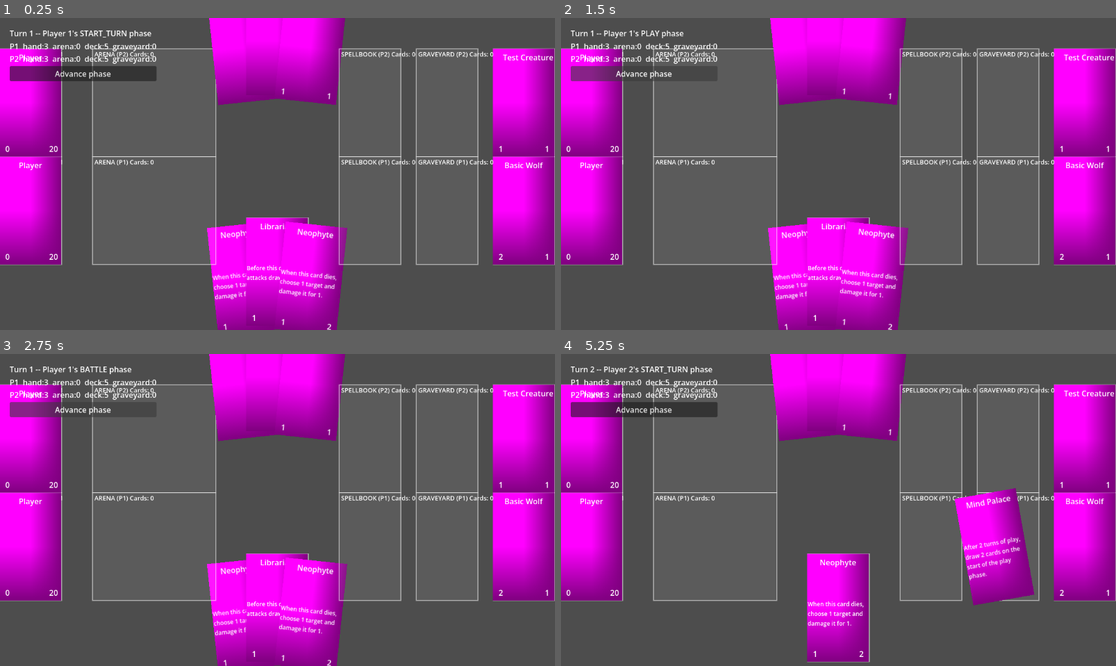
Above: before the commit, frames 1-4 (two rows, left to right).
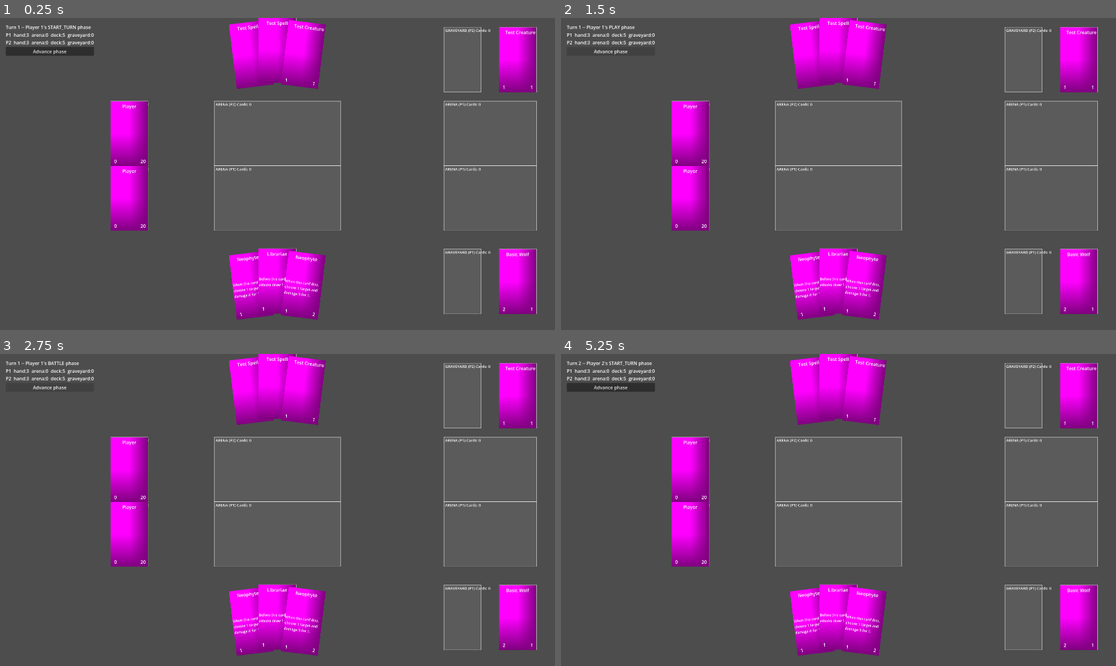
Above: after the commit, the same moments.

Repository: KT0mi/KT0mi_Card_Game_Godot
Game: Godot game, scene res://Scenes/TestScene.tscn
Two runs of this game, one before a commit and one after it. Both use one fixed random seed, a clock stepped at 60 frames per second and the inputs below.
Inputs (mouse positions are in pixels of both pictures, inside the frame that each line leads up to):
- Up to frame 1 (0.25 s): no input
- Up to frame 2 (1.5 s): click "Advance phase" at 0.5 s; click "Advance phase" at 1.25 s
- Up to frame 3 (2.75 s): click "Advance phase" at 2 s
- Up to frame 4 (5.25 s): tap Enter at 2.75 s; drag from (1082, 547) to (594, 547) at 2.77 s; drag from (1082, 547) to (594, 547) at 3.52 s; move the mouse to (1082, 547) at 4.27 s; click (1082, 547) at 4.42 s; tap Space at 5 s; drag from (1082, 547) to (594, 547) at 5.02 s

The runs differ from the first frame. In frame 1, 34% of the frame differs, in the area x 0-100%, y 0-100%; in frame 2, 33%; in frame 3, 33%; in frame 4, 35%, in the area x 0-100%, y 0-99%.

Commit message:
Fixed arrangement behavior and card deletion missing from card holders; Added enemy DeckData resource.

Diff:
--- /dev/null
+++ b/Decks/EnemyDeck.tres
@@ -0,0 +1,7 @@
+[gd_resource type="Resource" script_class="DeckData" format=3 uid="uid://dbtyt0exy2emn"]
+
+[ext_resource type="Script" uid="uid://byj4jqh3sw4qv" path="res://Scripts/CardDataScripts/DeckData.gd" id="1_73rbb"]
+
+[resource]
+script = ExtResource("1_73rbb")
+metadata/_custom_type_script = "uid://byj4jqh3sw4qv"
--- a/Scenes/ArenaHolder.tscn
+++ b/Scenes/ArenaHolder.tscn
@@ -3,7 +3,7 @@
 [ext_resource type="Script" uid="uid://dolrgdmx33i72" path="res://Scripts/SceneScripts/card_holder.gd" id="1_eieim"]
 
 [sub_resource type="RectangleShape2D" id="RectangleShape2D_6f5jx"]
-size = Vector2(256, 224)
+size = Vector2(436, 224)
 
 [node name="CardHolder" type="Area2D" unique_id=2121250337]
 script = ExtResource("1_eieim")
--- /dev/null
+++ b/Scenes/SpellbookHolder.tscn
@@ -0,0 +1,15 @@
+[gd_scene format=3 uid="uid://qr031myx78re"]
+
+[ext_resource type="Script" uid="uid://dolrgdmx33i72" path="res://Scripts/SceneScripts/card_holder.gd" id="1_ey86k"]
+
+[sub_resource type="RectangleShape2D" id="RectangleShape2D_6f5jx"]
+size = Vector2(320, 224)
+
+[node name="CardHolder" type="Area2D" unique_id=2121250337]
+script = ExtResource("1_ey86k")
+capacity = 1
+arrangement = 1
+
+[node name="CollisionShape2D" type="CollisionShape2D" parent="." unique_id=530572234]
+position = Vector2(96, 0)
+shape = SubResource("RectangleShape2D_6f5jx")
--- a/Scenes/TestScene.tscn
+++ b/Scenes/TestScene.tscn
@@ -4,74 +4,74 @@
 [ext_resource type="PackedScene" uid="uid://iixj5wm8e782" path="res://Scenes/CardHolder.tscn" id="2_8k7wh"]
 [ext_resource type="Resource" uid="uid://r1rcvqgiis1d" path="res://Decks/PlayerDeck.tres" id="2_iufkg"]
 [ext_resource type="PackedScene" uid="uid://dlbv0s30abxbh" path="res://Scenes/ArenaHolder.tscn" id="3_8k7wh"]
+[ext_resource type="PackedScene" uid="uid://qr031myx78re" path="res://Scenes/SpellbookHolder.tscn" id="5_0f5h7"]
 
 [node name="TestScene" type="Node2D" unique_id=1688716480]
 script = ExtResource("1_5lt6y")
 player_one_deck = ExtResource("2_iufkg")
 
 [node name="P1Deck" parent="." unique_id=2121250337 instance=ExtResource("2_8k7wh")]
-position = Vector2(1088, 400)
+position = Vector2(1792, 912)
 capacity = -1
 zone_type = 2
 
 [node name="P1PlayerZone" parent="." unique_id=2061988723 instance=ExtResource("2_8k7wh")]
-position = Vector2(64, 400)
+position = Vector2(448, 624)
 zone_type = 4
 
 [node name="P1Hand" parent="." unique_id=510289264 instance=ExtResource("2_8k7wh")]
-position = Vector2(576, 527)
+position = Vector2(960, 911)
 capacity = -1
 zone_type = 0
 arrangement = 2
+card_spacing = 90.0
+fan_angle_step_degrees = 7.0
 
 [node name="P1Arena" parent="." unique_id=262156364 instance=ExtResource("3_8k7wh")]
-position = Vector2(320, 400)
+position = Vector2(960, 624)
 arrangement = 1
 card_spacing = 145.0
 
 [node name="P1Graveyard" parent="." unique_id=1817713873 instance=ExtResource("2_8k7wh")]
-position = Vector2(928, 400)
+position = Vector2(1600, 912)
 capacity = -1
 zone_type = 3
 
-[node name="P1Spellbook" parent="." unique_id=2068139386 instance=ExtResource("2_8k7wh")]
-position = Vector2(768, 400)
-capacity = -1
-zone_type = 5
+[node name="P1SpellBook" parent="." unique_id=216035090 instance=ExtResource("5_0f5h7")]
+position = Vector2(1600, 624)
 
 [node name="P2Arena" parent="." unique_id=1267337120 instance=ExtResource("3_8k7wh")]
-position = Vector2(320, 176)
+position = Vector2(960, 400)
 rotation = -6.2831855
 owner_is_player_one = false
 arrangement = 1
 card_spacing = 145.0
 
 [node name="P2Deck" parent="." unique_id=498374642 instance=ExtResource("2_8k7wh")]
-position = Vector2(1088, 176)
+position = Vector2(1792, 144)
 capacity = -1
 owner_is_player_one = false
 zone_type = 2
 
 [node name="P2PlayerZone" parent="." unique_id=1116025579 instance=ExtResource("2_8k7wh")]
-position = Vector2(64, 176)
+position = Vector2(448, 400)
 owner_is_player_one = false
 zone_type = 4
 
 [node name="P2Hand" parent="." unique_id=1733684403 instance=ExtResource("2_8k7wh")]
-position = Vector2(576, 48)
+position = Vector2(960, 112)
 capacity = -1
 owner_is_player_one = false
 zone_type = 0
 arrangement = 2
+card_spacing = 90.0
+fan_angle_step_degrees = 7.0
 
 [node name="P2Graveyard" parent="." unique_id=796521439 instance=ExtResource("2_8k7wh")]
-position = Vector2(928, 176)
+position = Vector2(1600, 144)
 capacity = -1
 owner_is_player_one = false
 zone_type = 3
 
-[node name="P2Spellbook" parent="." unique_id=1497827241 instance=ExtResource("2_8k7wh")]
-position = Vector2(768, 176)
-capacity = -1
-owner_is_player_one = false
-zone_type = 5
+[node name="P2SpellBook2" parent="." unique_id=406898785 instance=ExtResource("5_0f5h7")]
+position = Vector2(1600, 400)
--- a/Scripts/SceneScripts/CardViewManager.gd
+++ b/Scripts/SceneScripts/CardViewManager.gd
@@ -20,10 +20,14 @@
 func register_card_node(instance: CardInstance, node: Card) -> void:
 	_card_nodes[instance] = node
 
-func _on_zone_changed(card: CardInstance, _from_zone: Zone.Type, to_zone: Zone.Type) -> void:
+func _on_zone_changed(card: CardInstance, from_zone: Zone.Type, to_zone: Zone.Type) -> void:
 	var node: Card = _card_nodes.get(card)
 	if node == null:
 		return  # card has no visual representation yet/anymore -- fine, e.g. still in deck
+
+	var old_holder : CardHolder = _holder_nodes.get(_key(card.owner, from_zone))
+	if old_holder:
+		old_holder.remove_card(node)
 
 	var holder: CardHolder = _holder_nodes.get(_key(card.owner, to_zone))
 	if holder:
--- a/project.godot
+++ b/project.godot
@@ -28,6 +28,12 @@
 DamagePipeline="*uid://cuqh1a8s5hc0u"
 ChoiceManager="*uid://o4tlmm8e4i2s"
 
+[display]
+
+window/size/viewport_width=1920
+window/size/viewport_height=1080
+window/size/mode=3
+
 [physics]
 
 3d/physics_engine="Jolt Physics"
